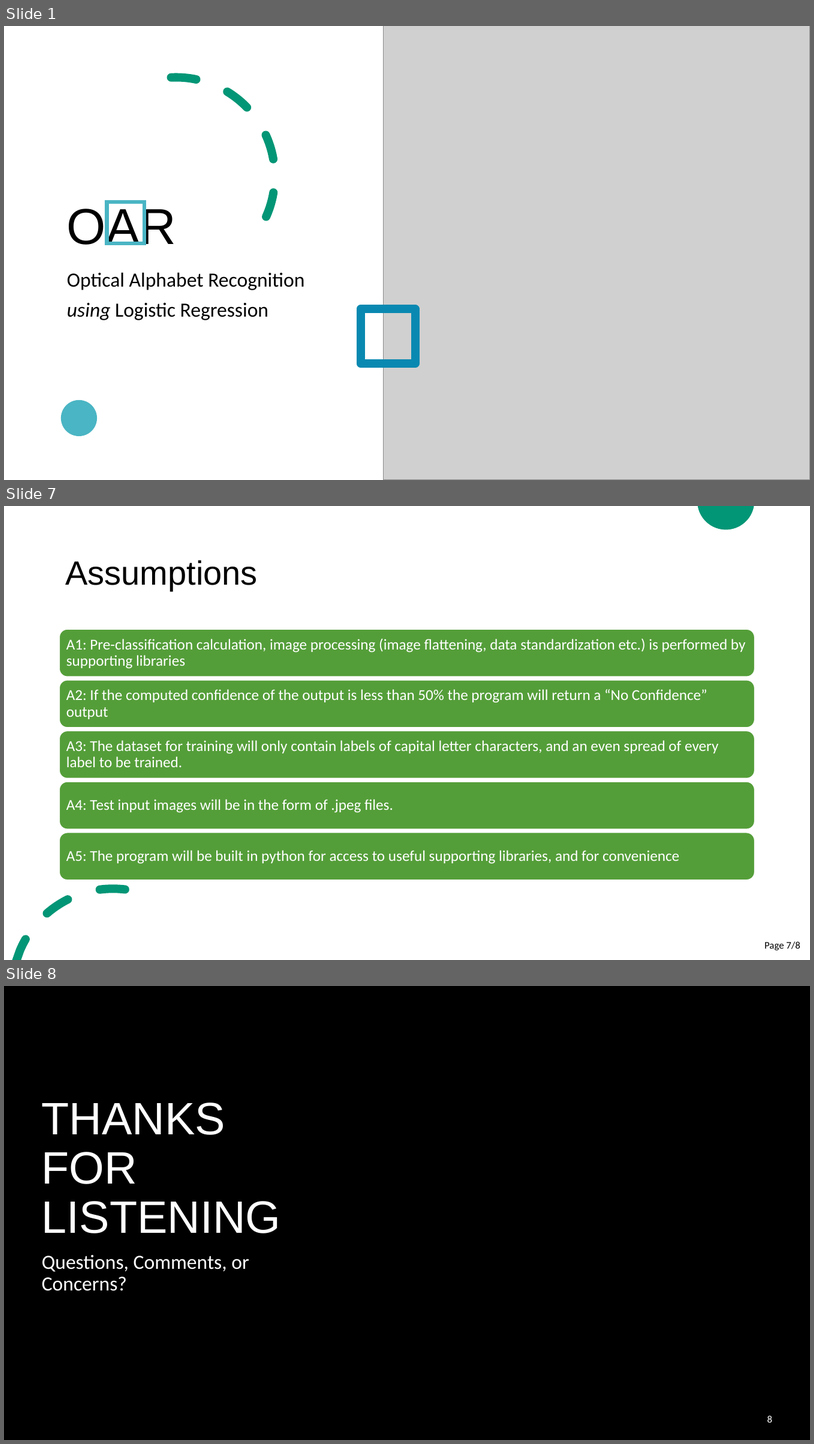
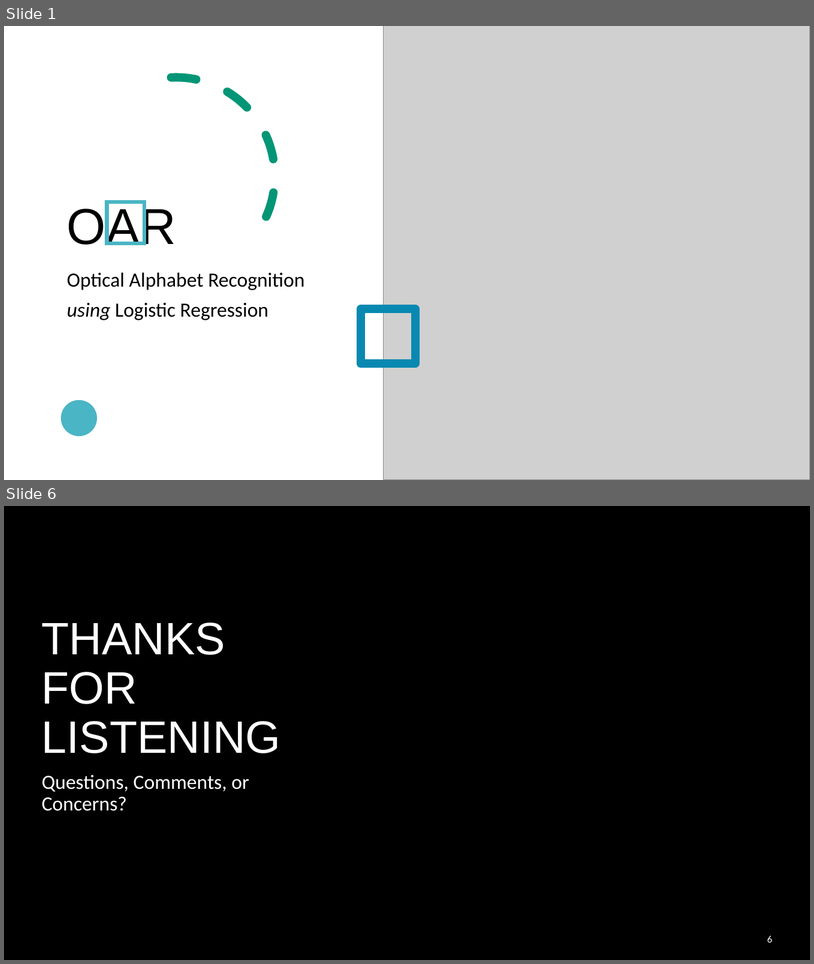
Before and after one commit to cer-hunter/OAR-CAS741, a slide deck: docs/Presentations/VNVPlanPresentation/VNVPlanPresentation.pptx. Shown one above the other, each under a label of ours: slides 1, 7 and 8 before the commit, slides 1 and 6 after it; the slides between them are not shown. The pictures are 814x1444 and 814x964 pixels, drawn with LibreOffice and Linux fonts; fonts in the diff are those of the drawing; grey boxes stand for pictures; background and template pictures are left out. Boxes give left, top, right and bottom in pixels: in the first picture for what was removed or moved away, otherwise in the second. Text is boxed around its words. In the diff, an @@ line names an element or a change of style, - is before the commit and + after.

```diff
--- a/docs/Presentations/VNVPlanPresentation/VNVPlanPresentation.pptx
+++ b/docs/Presentations/VNVPlanPresentation/VNVPlanPresentation.pptx
@@ slide 7 removed at (x1=4, y1=506, x2=810, y2=960), background #FFFFFF @@
@@ freeform shape removed at (x1=698, y1=506, x2=755, y2=529) @@
@@ title removed at (x1=65, y1=560, x2=257, y2=591) @@
-Assumptions
@@ group removed at (x1=60, y1=630, x2=755, y2=880): 5 rounded rectangles, 5 texts @@
-A1: Pre-classification calculation, image processing (image flattening, data standardization etc.) is performed by supporting libraries
-A2: If the computed confidence of the output is less than 50% the program will return a “No Confidence” output
-A3: The dataset for training will only contain labels of capital letter characters, and an even spread of every label to be trained.
-A4: Test input images will be in the form of .jpeg files.
-A5: The program will be built in python for access to useful supporting libraries, and for convenience
@@ freeform shape removed at (x1=12, y1=884, x2=130, y2=960) @@
@@ page number removed at (x1=765, y1=941, x2=800, y2=950) @@
-Page 7/8
@@ what was slide 8 is now slide 6 @@
@@ page number at (x1=768, y1=935, x2=773, y2=942): text changed @@
-8
+6
```
Also in this commit, not shown: 1 slide changed, 3 slides added, 4 other slides removed, 1 other file.
